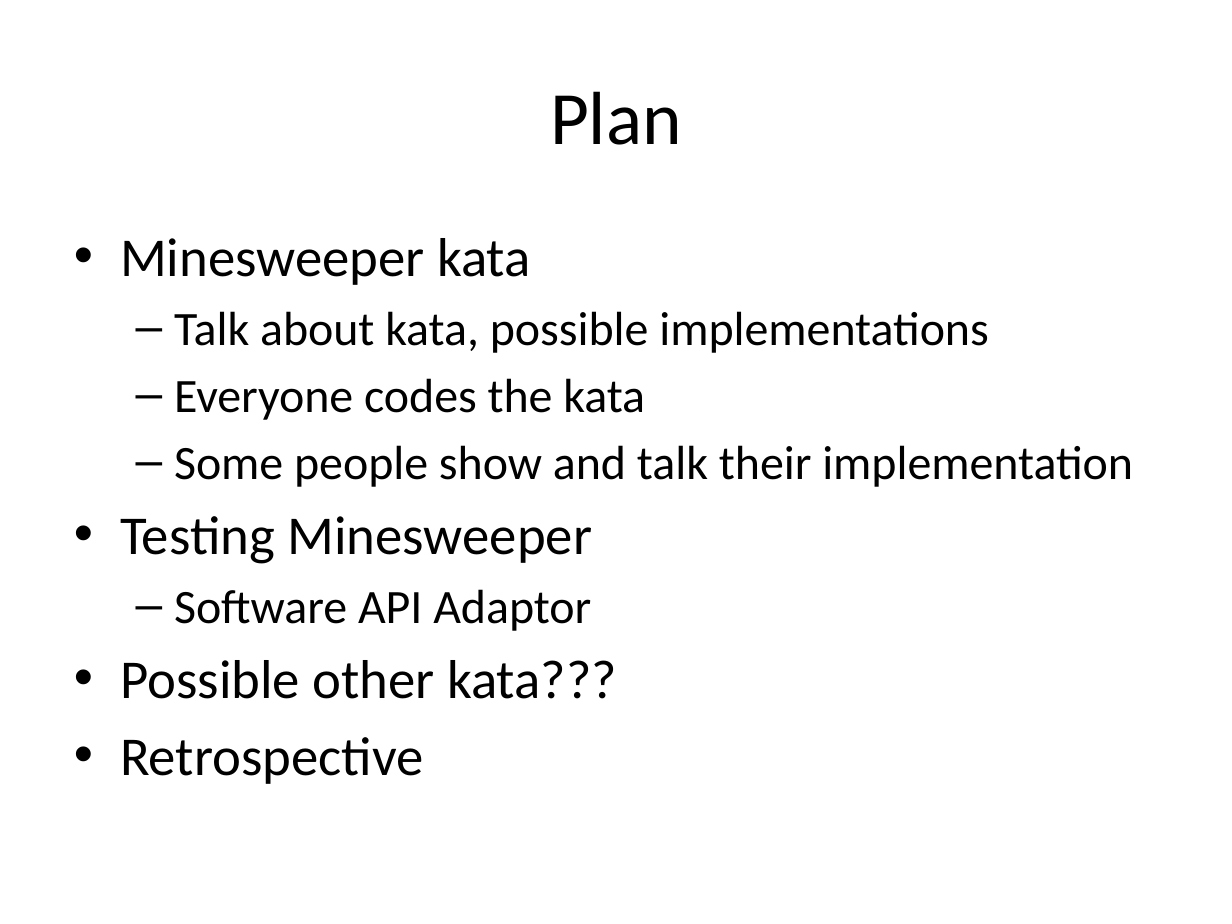
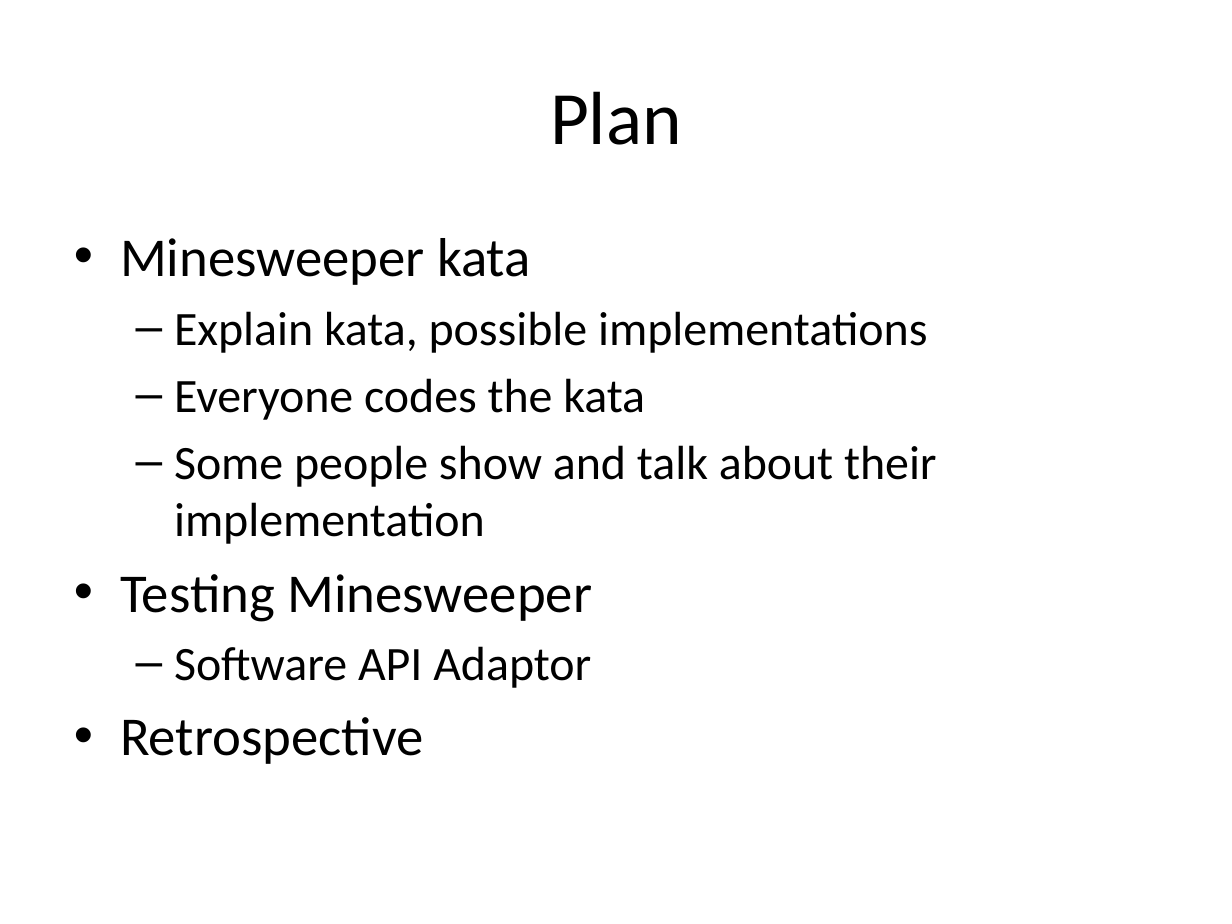
Before and after one commit to LosAlamosCodingDojo/minesweeper-kata, a slide deck: slide 2 of dojo3.pptx. Drawn at 1232x924 pixels with LibreOffice and Linux fonts; fonts in the diff are those of the drawing. Boxes give left, top, right and bottom in pixels: in the first picture for what was removed or moved away, otherwise in the second. Text is boxed around its words. In the diff, an @@ line names an element or a change of style, - is before the commit and + after.

```diff
--- a/dojo3.pptx
+++ b/dojo3.pptx
@@ text at (174, 311, 928, 353): text changed @@
-  – Talk about kata, possible implementations
+  – Explain kata, possible implementations
@@ text at (174, 445, 937, 544): text changed @@
-  – Some people show and talk their implementation
+  – Some people show and talk about their implementation
@@ text at (120, 660, 617, 699): paragraph removed @@
-• Possible other kata???
```
Also in this commit, not shown: 5 other slides changed, 4 slides added, 1 slide removed.
